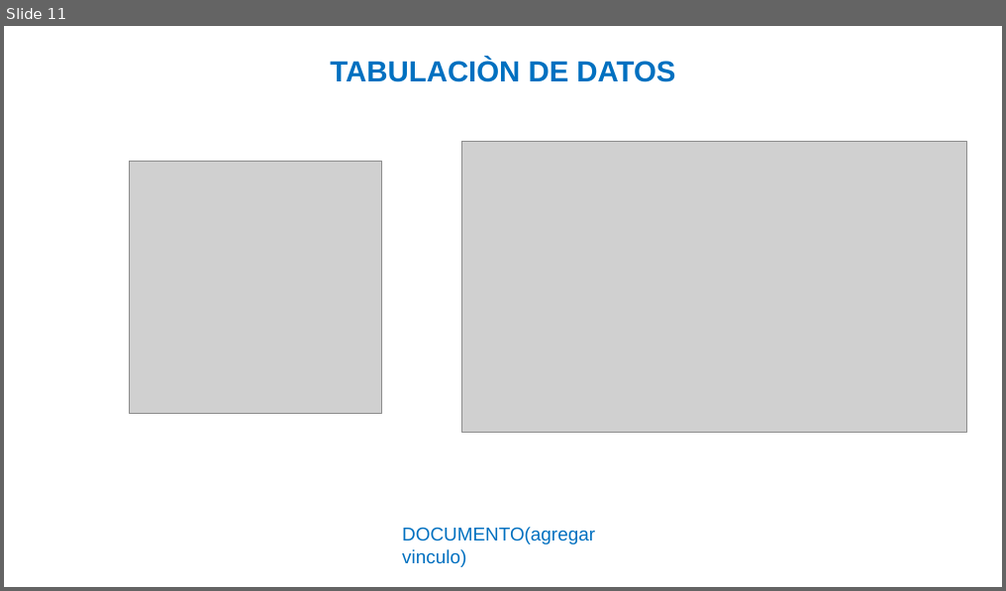
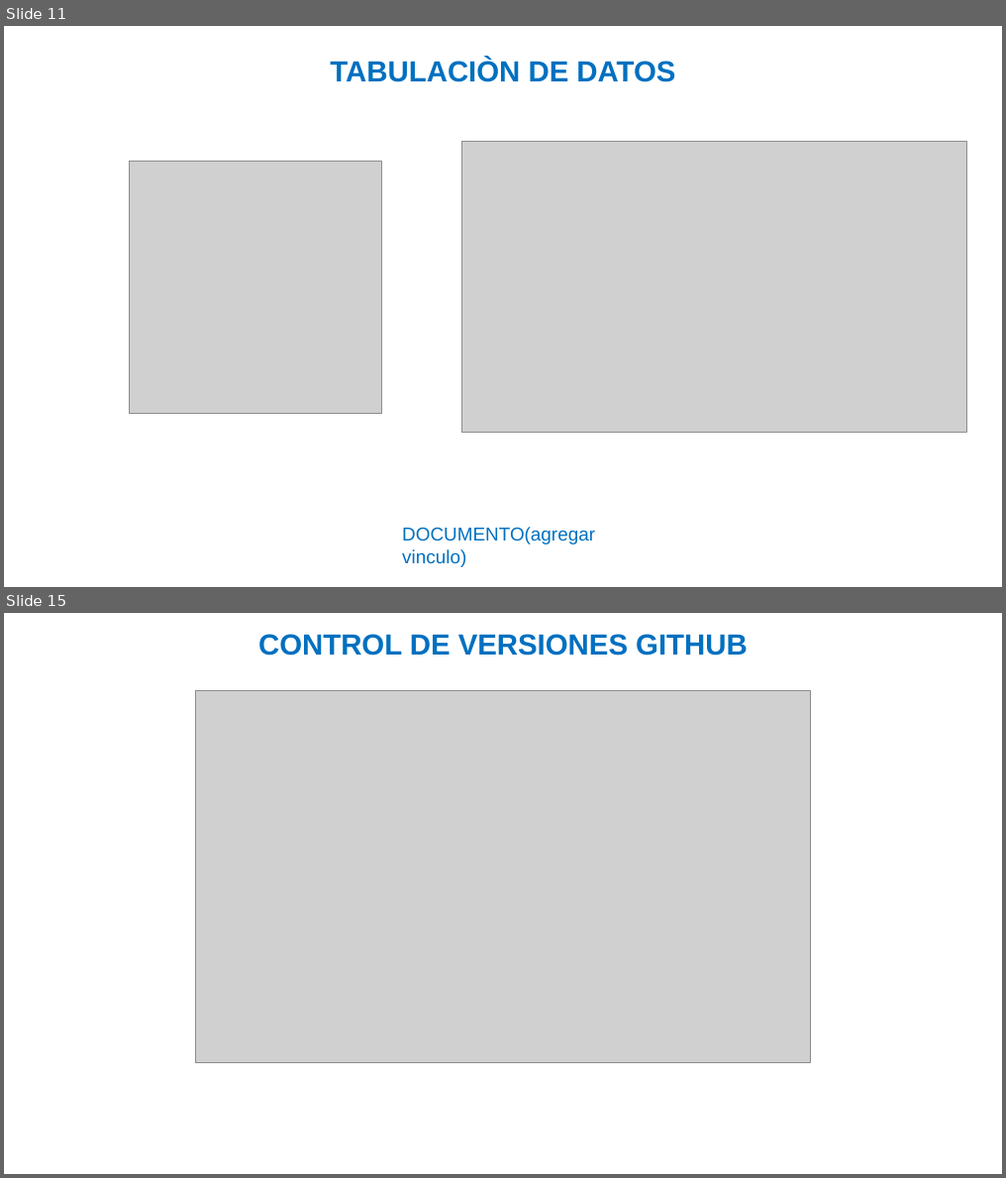
Before and after one commit to julianforero19/Proyecto_Parking, a slide deck: PLANTILLA_PRESENTACION_AVANCES_PROYECTO_.pptx. Shown one above the other, each under a label of ours: slide 11 before the commit, slides 11 and 15 after it; the slides between them are not shown. The pictures are 1006x591 and 1006x1178 pixels, drawn with LibreOffice and Linux fonts; fonts in the diff are those of the drawing; grey boxes stand for pictures; background and template pictures are left out. Boxes give left, top, right and bottom in pixels: in the first picture for what was removed or moved away, otherwise in the second. Text is boxed around its words. In the diff, an @@ line names an element or a change of style, - is before the commit and + after.

```diff
--- a/PLANTILLA_PRESENTACION_AVANCES_PROYECTO_.pptx
+++ b/PLANTILLA_PRESENTACION_AVANCES_PROYECTO_.pptx
@@ slide 15 added at box(4, 613, 1002, 1174), background picture (left out) @@
@@ text added at box(258, 634, 747, 656), 28 pt, text #0070C0, bold @@
+CONTROL DE VERSIONES GITHUB
@@ picture added at box(196, 690, 810, 1062) @@
```
Also in this commit, not shown: 3 other slides added, 2 other files.
